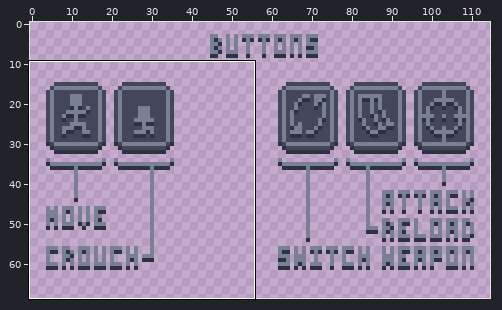
Two states of a sprite sheet, Assets/Sprites/UI/MainMenu/touchButtonHelpScreen.png. The picture above shows the old version from afar; the outline marks the close-up.
Close-up. The starting point:
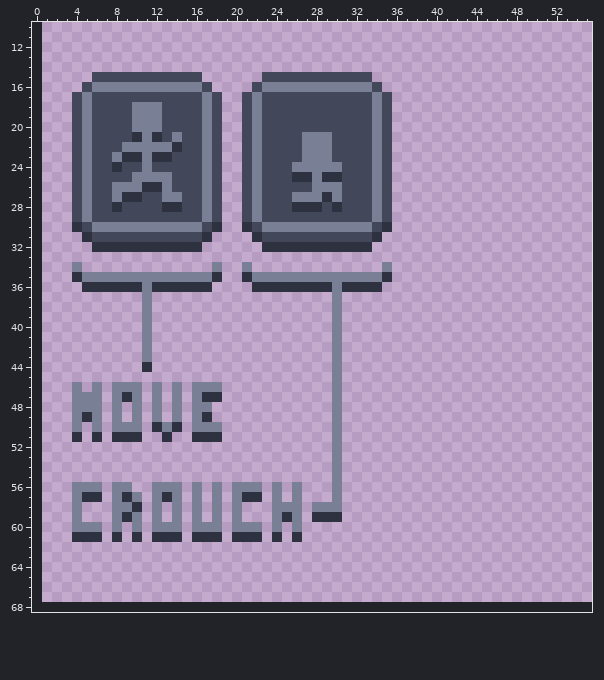
The file is 116x68 pixels. Shown: x 0..55, y 10..68. The old version is drawn lined up with the new one, on the new canvas. The wide view leaves out empty margins. The commit also changed other parts of the picture, which this record leaves out.
New version:
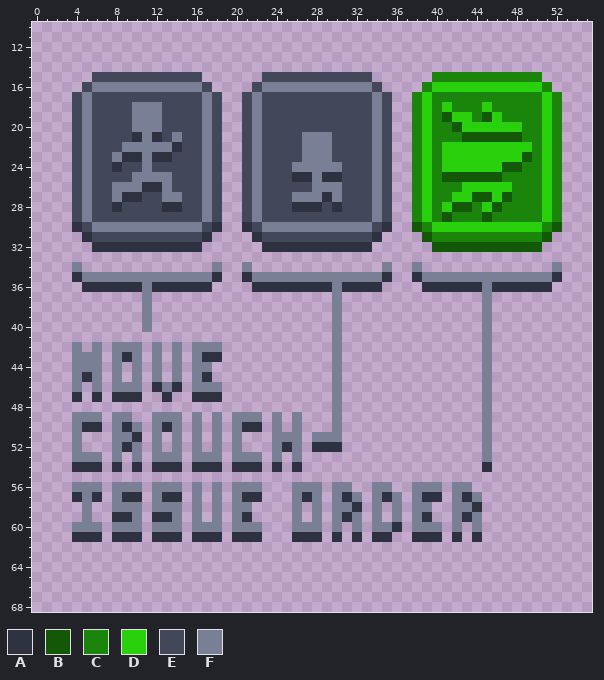
Palette (. is transparent): A #2d3140  B #125807  C #1b840a  D #29d10d  E #42475a  F #797f95
Difference:
canvas 116x68 -> 115x73, the old top-left corner now at 1,0 (the part of the old canvas that was cut away was empty and is not shown)
@@ x 0..55 @@
 14 ........................................................
-15 ......EEEEEEEEEEE......EEEEEEEEEEE......................
-16 .....EFFFFFFFFFFFE....EFFFFFFFFFFFE.....................
-17 ....EFEEEEEEEEEEEFE..EFEEEEEEEEEEEFE....................
-18 ....EFEEEEFFFEEEEFE..EFEEEEEEEEEEEFE....................
-19 ....EFEEEEFFFEEEEFE..EFEEEEEEEEEEEFE....................
-20 ....EFEEEEFFFEEEEFE..EFEEEEEEEEEEEFE....................
-21 ....EFEEEEAFAEFEEFE..EFEEEEFFFEEEEFE....................
-22 ....EFEEEFFFFFAEEFE..EFEEEEFFFEEEEFE....................
-23 ....EFEEFAAFAAEEEFE..EFEEEEFFFEEEEFE....................
-24 ....EFEEAEEFEEEEEFE..EFEEEFFFFFEEEFE....................
-25 ....EFEEEEFFFFEEEFE..EFEEEAAFAAEEEFE....................
-26 ....EFEEFFFAAFEEEFE..EFEEEEEFFFEEEFE....................
-27 ....EFEEFAAEEFFEEFE..EFEEEFFFAFEEEFE....................
-28 ....EFEEAEEEEAAEEFE..EFEEEAAAEAEEEFE....................
-29 ....EFEEEEEEEEEEEFE..EFEEEEEEEEEEEFE....................
-30 ....AEFFFFFFFFFFFEA..AEFFFFFFFFFFFEA....................
-31 .....AEEEEEEEEEEEA....AEEEEEEEEEEEA.....................
-32 ......AAAAAAAAAAA......AAAAAAAAAAA......................
+15 ......EEEEEEEEEEE......EEEEEEEEEEE......CCCCCCCCCCC.....
+16 .....EFFFFFFFFFFFE....EFFFFFFFFFFFE....CDDDDDDDDDDDC....
+17 ....EFEEEEEEEEEEEFE..EFEEEEEEEEEEEFE..CDCCCCCCCCCCCDC...
+18 ....EFEEEEFFFEEEEFE..EFEEEEEEEEEEEFE..CDCDCCCDCCCCCDC...
+19 ....EFEEEEFFFEEEEFE..EFEEEEEEEEEEEFE..CDCBDDCBDCCCCDC...
+20 ....EFEEEEFFFEEEEFE..EFEEEEEEEEEEEFE..CDCCBDDDDDDCCDC...
+21 ....EFEEEEAFAEFEEFE..EFEEEEFFFEEEEFE..CDCCCBBBBBBCCDC...
+22 ....EFEEEFFFFFAEEFE..EFEEEEFFFEEEEFE..CDCDDDDDDDDDCDC...
+23 ....EFEEFAAFAAEEEFE..EFEEEEFFFEEEEFE..CDCDDDDDDDDBCDC...
+24 ....EFEEAEEFEEEEEFE..EFEEEFFFFFEEEFE..CDCDDDDDDBBCCDC...
+25 ....EFEEEEFFFFEEEFE..EFEEEAAFAAEEEFE..CDCBBBBBBCCCCDC...
+26 ....EFEEFFFAAFEEEFE..EFEEEEEFFFEEEFE..CDCCCDDDDDCCCDC...
+27 ....EFEEFAAEEFFEEFE..EFEEEFFFAFEEEFE..CDCCDDBBDBCCCDC...
+28 ....EFEEAEEEEAAEEFE..EFEEEAAAEAEEEFE..CDCDBBCDBCCCCDC...
+29 ....EFEEEEEEEEEEEFE..EFEEEEEEEEEEEFE..CDCBCCCBCCCCCDC...
+30 ....AEFFFFFFFFFFFEA..AEFFFFFFFFFFFEA..BCDDDDDDDDDDDCB...
+31 .....AEEEEEEEEEEEA....AEEEEEEEEEEEA....BCCCCCCCCCCCB....
+32 ......AAAAAAAAAAA......AAAAAAAAAAA......BBBBBBBBBBB.....
 33 ........................................................
-34 ....F.............F..F.............F....................
-35 ....AFFFFFFFFFFFFFA..AFFFFFFFFFFFFFA....................
-36 .....AAAAAAFAAAAAA....AAAAAAAAFAAAA.....................
-37 ...........F..................F.........................
-38 ...........F..................F.........................
-39 ...........F..................F.........................
-40 ...........F..................F.........................
-41 ...........F..................F.........................
-42 ...........F..................F.........................
-43 ...........F..................F.........................
-44 ...........A..................F.........................
-45 ..............................F.........................
-46 ....F.F.FFF.F.F.FFF...........F.........................
-47 ....FFF.FAF.F.F.FAA...........F.........................
-48 ....FFF.F.F.F.F.FF............F.........................
-49 ....FAF.F.F.F.F.FA............F.........................
-50 ....F.F.FFF.AFA.FFF...........F.........................
-51 ....A.A.AAA..A..AAA...........F.........................
-52 ..............................F.........................
-53 ..............................F.........................
-54 ..............................F.........................
-55 ..............................F.........................
-56 ....FFF.FF..FFF.F.F.FFF.F.F...F.........................
-57 ....FAA.FAF.FAF.F.F.FAA.F.F...F.........................
-58 ....F...FFA.F.F.F.F.F...FFF.FFF.........................
-59 ....F...FAF.F.F.F.F.F...FAF.AAA.........................
-60 ....FFF.F.F.FFF.FFF.FFF.F.F.............................
-61 ....AAA.A.A.AAA.AAA.AAA.A.A.............................
+34 ....F.............F..F.............F..F.............F...
+35 ....AFFFFFFFFFFFFFA..AFFFFFFFFFFFFFA..AFFFFFFFFFFFFFA...
+36 .....AAAAAAFAAAAAA....AAAAAAAAFAAAA....AAAAAAFAAAAAA....
+37 ...........F..................F..............F..........
+38 ...........F..................F..............F..........
+39 ...........F..................F..............F..........
+40 ...........F..................F..............F..........
+41 ..............................F..............F..........
+42 ....F.F.FFF.F.F.FFF...........F..............F..........
+43 ....FFF.FAF.F.F.FAA...........F..............F..........
+44 ....FFF.F.F.F.F.FF............F..............F..........
+45 ....FAF.F.F.F.F.FA............F..............F..........
+46 ....F.F.FFF.AFA.FFF...........F..............F..........
+47 ....A.A.AAA..A..AAA...........F..............F..........
+48 ..............................F..............F..........
+49 ....FFF.FF..FFF.F.F.FFF.F.F...F..............F..........
+50 ....FAA.FAF.FAF.F.F.FAA.F.F...F..............F..........
+51 ....F...FFA.F.F.F.F.F...FFF.FFF..............F..........
+52 ....F...FAF.F.F.F.F.F...FAF.AAA..............F..........
+53 ....FFF.F.F.FFF.FFF.FFF.F.F..................F..........
+54 ....AAA.A.A.AAA.AAA.AAA.A.A..................A..........
+55 ........................................................
+56 ....FFF.FFF.FFF.F.F.FFF...FFF.FF..FF..FFF.FF............
+57 ....AFA.FAA.FAA.F.F.FAA...FAF.FAF.FAF.FAA.FAF...........
+58 .....F..FFF.FFF.F.F.FF....F.F.FFA.F.F.FF..FFA...........
+59 .....F..AAF.AAF.F.F.FA....F.F.FAF.F.F.FA..FAF...........
+60 ....FFF.FFF.FFF.FFF.FFF...FFF.F.F.FFA.FFF.F.F...........
+61 ....AAA.AAA.AAA.AAA.AAA...AAA.A.A.AA..AAA.A.A...........
 62 ........................................................
Pixel boxes of the changes (left, top, right, bottom) in both close-ups:
changed: (72, 72, 562, 542)
